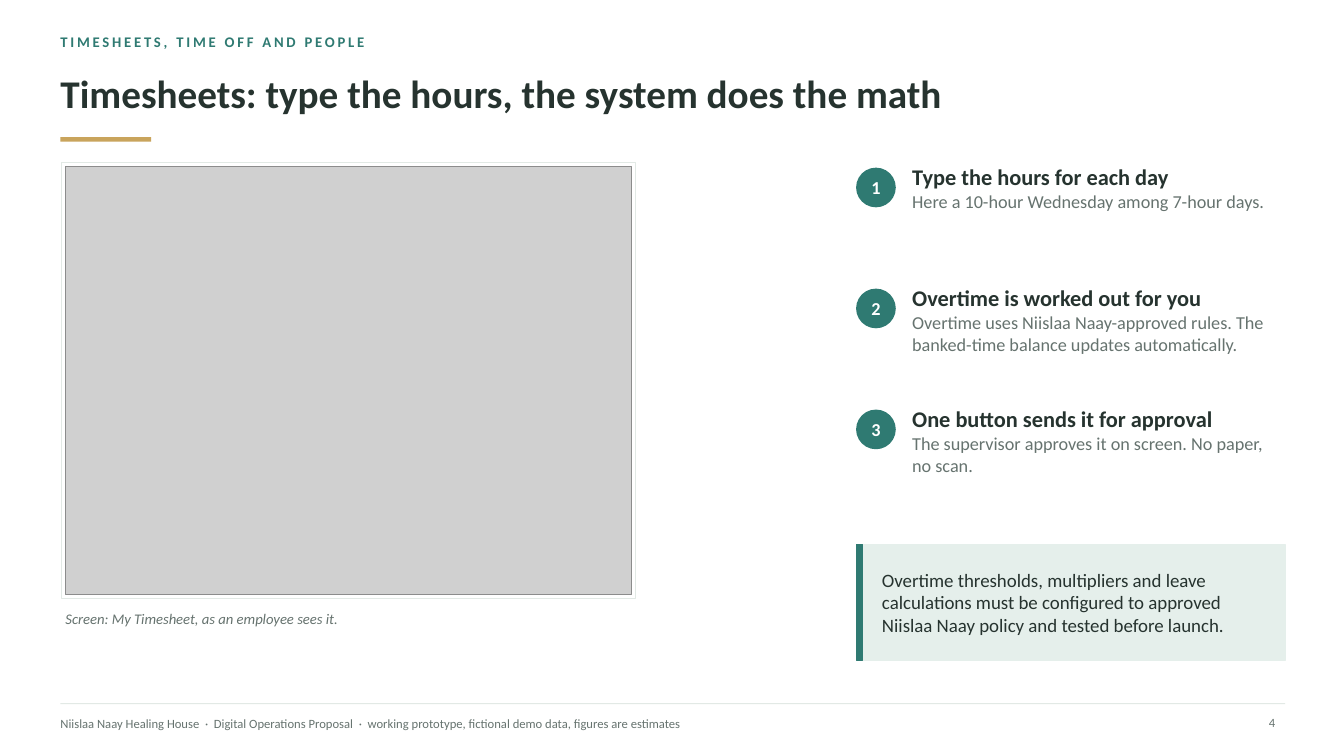
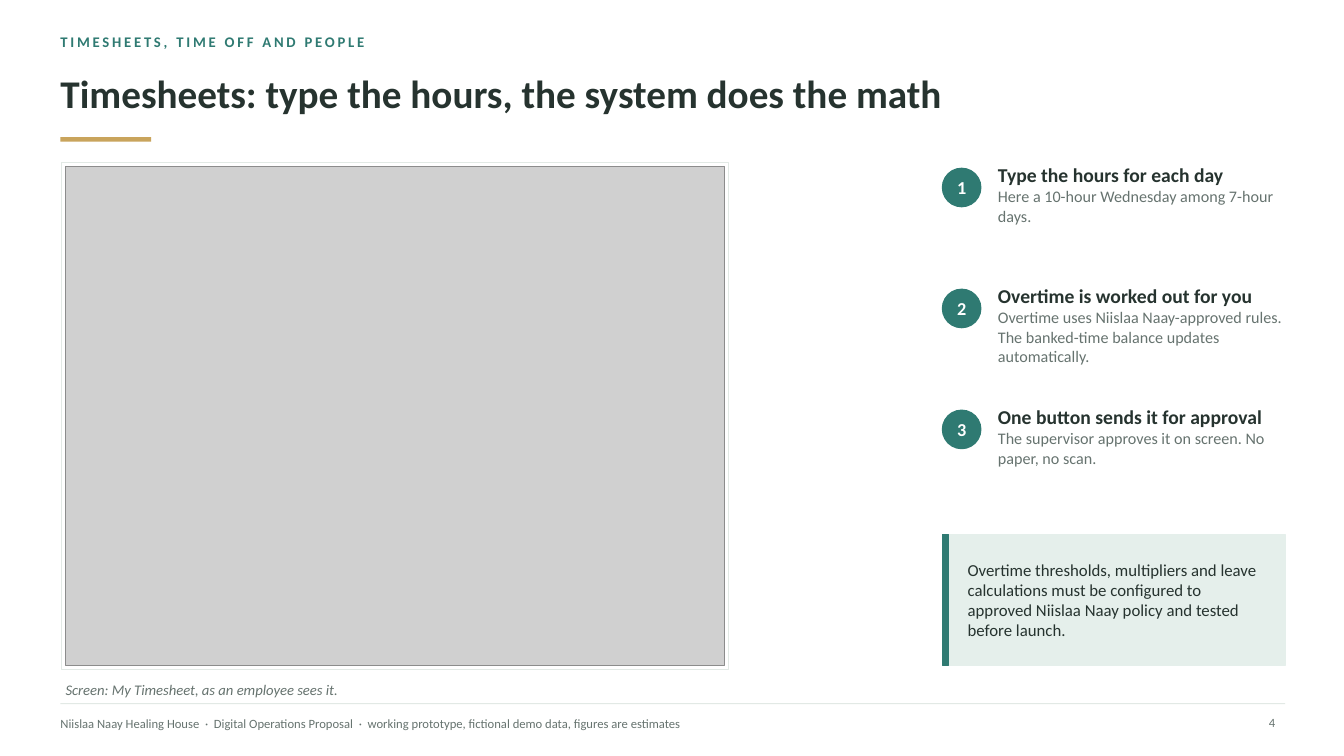
Before and after one commit to AndalibOlee/Portfolio, a slide deck: slide 4 of demo-platform/docs/Niislaa_Naay_Healing_House_Executive_Digital_Operations_Proposal.pptx. Drawn at 1344x756 pixels with LibreOffice and Linux fonts; fonts in the diff are those of the drawing; grey boxes stand for pictures. Boxes give left, top, right and bottom in pixels: in the first picture for what was removed or moved away, otherwise in the second. Text is boxed around its words. In the diff, an @@ line names an element or a change of style, - is before the commit and + after.

```diff
--- a/demo-platform/docs/Niislaa_Naay_Healing_House_Executive_Digital_Operations_Proposal.pptx
+++ b/demo-platform/docs/Niislaa_Naay_Healing_House_Executive_Digital_Operations_Proposal.pptx
@@ rectangle: place and size @@
-rectangle at (62, 162, 636, 599)
+rectangle at (62, 162, 729, 669)
@@ picture: place and size @@
-picture at (66, 166, 632, 595)
+picture at (66, 166, 725, 665)
@@ text "Type the hours for each ...": place and size @@
-text "Type the hours for each ..." at (912, 169, 1264, 211)
+text "Type the hours for each ..." at (998, 168, 1273, 225)
@@ text "Type the hours for each ..." at (998, 168, 1273, 225): size 16 to 14 pt in "Type the hours for each day"; size 13 to 11.5 pt in "Here a 10-hour Wednesday among 7-hour days." @@
@@ text "Overtime is worked out for ...": place and size @@
-text "Overtime is worked out for ..." at (912, 290, 1263, 354)
+text "Overtime is worked out for ..." at (998, 289, 1282, 365)
@@ text "Overtime is worked out for ..." at (998, 289, 1282, 365): size 16 to 14 pt in "Overtime is worked out for you"; size 13 to 11.5 pt in "Overtime uses Niislaa Naay-approved rules. The banked-time ..." @@
@@ 3 texts, 3 ellipses: place and size @@
-3 texts, 3 ellipses at (857, 168, 895, 449)
+3 texts, 3 ellipses at (943, 168, 981, 449)
@@ text "One button sends it for ...": place and size @@
-text "One button sends it for ..." at (912, 411, 1263, 472)
+text "One button sends it for ..." at (998, 410, 1265, 467)
@@ text "One button sends it for ..." at (998, 410, 1265, 467): size 16 to 14 pt in "One button sends it for approval"; size 13 to 11.5 pt in "The supervisor approves it on screen. No ..." @@
@@ rectangle: place and size @@
-rectangle at (857, 544, 1286, 660)
+rectangle at (943, 534, 1286, 665)
@@ rectangle: place and size @@
-rectangle at (857, 544, 863, 660)
+rectangle at (943, 534, 949, 665)
@@ text "Overtime thresholds, multipliers and leave ...": place and size @@
-text "Overtime thresholds, multipliers and leave ..." at (882, 574, 1224, 635)
+text "Overtime thresholds, multipliers and leave ..." at (968, 564, 1257, 636)
@@ text "Overtime thresholds, multipliers and leave ..." at (968, 564, 1257, 636): size 13.5 to 12 pt @@
@@ text "Screen: My Timesheet, as an ...": place and size @@
-text "Screen: My Timesheet, as an ..." at (65, 614, 338, 627)
+text "Screen: My Timesheet, as an ..." at (66, 685, 338, 698)
```
Also in this commit, not shown: 14 other slides changed, 7 other files.
